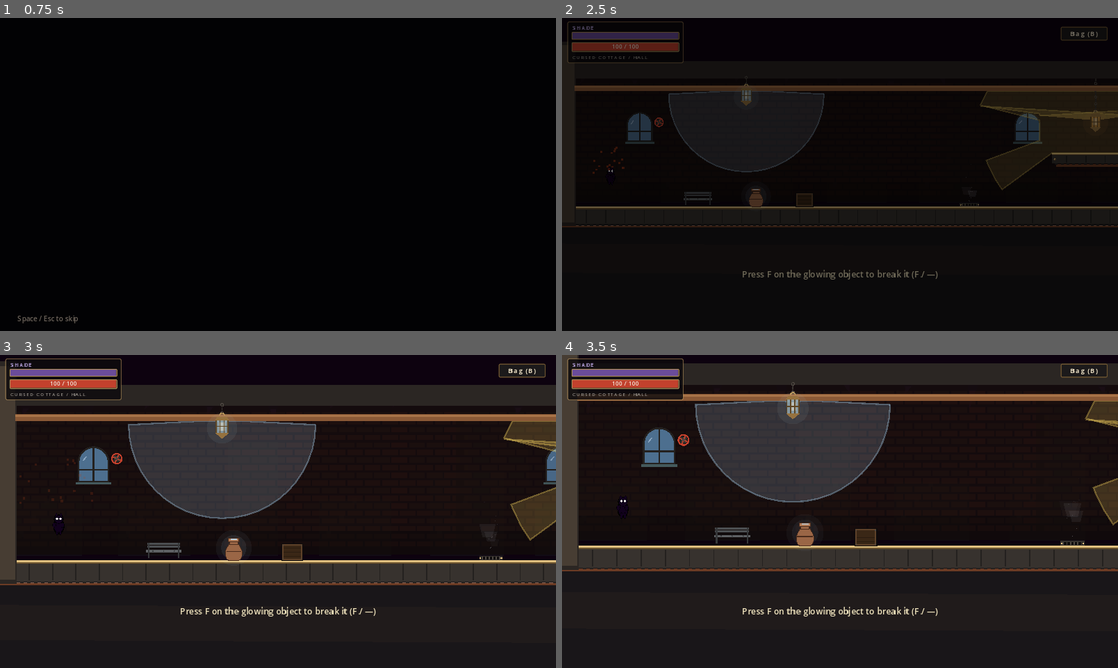
Above: before the commit, frames 1-4 (two rows, left to right).
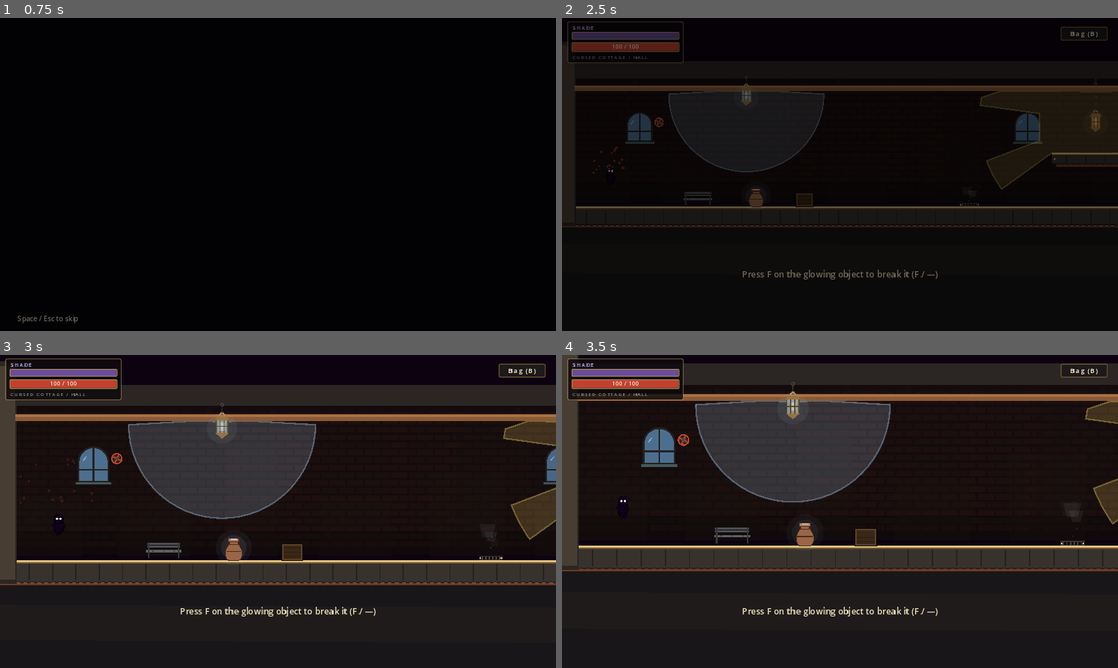
Above: after the commit, the same moments.

Repository: lukezhang2/Eclipseborn
Game: Godot game, scene res://scenes/ui/BootSplash.tscn
The game is run twice, just before and just after one commit, with the same random seed, the same clock (stepped at 60 frames per second) and the same inputs.
Inputs (mouse positions are in pixels of both pictures, inside the frame that each line leads up to):
- Up to frame 1 (0.75 s): tap Enter at 0.5 s; move the mouse to (400, 158) at 0.52 s; hold D (move_right) from 0.53 s (still down); hold V (pull) from 0.53 s (still down); click (400, 158) at 0.67 s
- Up to frame 2 (2.5 s): tap Space (jump) at 0.77, 1.07 s; release D (move_right) at 1.25 s; release V (pull) at 1.25 s; click "Play" at 1.25 s; click "New Game" at 2 s
- Up to frame 3 (3 s): tap F (attack) at 2.75 s; drag from (166, 527) to (205, 430) at 2.77 s
- Up to frame 4 (3.5 s): no input

Frame 1 is identical in both runs. In frame 2, 0.5% of the frame differs, in the area x 19-100%, y 23-56%; in frame 3, 0.4%; in frame 4, 0.3%.

Commit message:
v0.1.52: fix jagged lantern wash clipping on platforms.
Sort occluder ray angles after TAU wrap, keep corner grazes from being merged away, and harden ray hits so the wash fan no longer self-overlaps into shards.

Co-authored-by: Cursor <cursoragent@cursor.com>

Diff:
--- a/project.godot
+++ b/project.godot
@@ -7,7 +7,7 @@
 
 config/name="Eclipseborn"
 config/description="You aren't moving platforms. You're changing what counts as a platform."
-config/version="0.1.51"
+config/version="0.1.52"
 run/main_scene="res://scenes/ui/BootSplash.tscn"
 config/features=PackedStringArray("4.3", "Forward Plus")
 config/icon="res://icon.svg"
--- a/scripts/autoload/ShadowWorld.gd
+++ b/scripts/autoload/ShadowWorld.gd
@@ -7,9 +7,11 @@
 signal shadows_rebuilt
 
 ## Enough rays for a smooth rim; corner angles still catch hard edges.
-const RAY_COUNT := 48
-const CORNER_EPS := 0.003
-const ANGLE_MERGE := 0.006
+const RAY_COUNT := 64
+## Grazing rays around occluder corners (must stay ABOVE ANGLE_MERGE).
+const CORNER_EPS := 0.008
+## Dedup threshold — must be < CORNER_EPS or corner grazes get merged away.
+const ANGLE_MERGE := 0.0025
 ## Cap umbra casters per light (nearest first).
 const UMBRA_MAX_PER_LIGHT := 8
 ## Max full rebuilds per second while dirty (moving platforms keep dirty=true).
@@ -264,22 +266,36 @@
 			angles.append(a - CORNER_EPS)
 			angles.append(a + CORNER_EPS)
 
+	## Wrap FIRST, then sort — otherwise TAU-crossing corner rays scramble rim order
+	## and the triangle fan draws self-overlapping shards (additive seams).
+	for i in angles.size():
+		angles[i] = fposmod(float(angles[i]), TAU)
 	angles.sort()
 	var out := PackedFloat32Array()
 	var last := -999.0
 	for a in angles:
-		var ang: float = fposmod(float(a), TAU)
+		var ang: float = float(a)
 		if out.is_empty() or absf(ang - last) > ANGLE_MERGE:
 			out.append(ang)
 			last = ang
+	## Drop near-duplicate across the 0/TAU seam (first vs last).
+	if out.size() >= 2:
+		var first: float = out[0]
+		var wrap_last: float = out[out.size() - 1]
+		if absf(first + TAU - wrap_last) <= ANGLE_MERGE:
+			out.remove_at(out.size() - 1)
 	return out
 
 
 func _cast_ray(space: PhysicsDirectSpaceState2D, origin: Vector2, dir: Vector2, radius: float, exclude: Array) -> Vector2:
-	var to := origin + dir * radius
+	var dir_n := dir.normalized()
+	if dir_n.length_squared() < 0.0001:
+		return origin
+	var to := origin + dir_n * radius
 	var best := to
 	var best_dist := radius
-	var start := origin + dir * 1.5
+	## Start slightly out so we don't immediately "hit" the emitter's own volume.
+	var start := origin + dir_n * 2.0
 	var ray_aabb := Rect2(start, Vector2.ZERO).expand(to)
 
 	## Geometry against gameplay occluders only (same set as burns).
@@ -292,28 +308,45 @@
 		for edge in e["edges"]:
 			var hit: Variant = Geometry2D.segment_intersects_segment(start, to, edge[0], edge[1])
 			if hit is Vector2:
-				var d := origin.distance_to(hit as Vector2)
-				if d > 2.0 and d < best_dist:
+				var hp := hit as Vector2
+				## Keep hit on this ray (reject numerical cross-hits).
+				if dir_n.dot((hp - origin).normalized()) < 0.97:
+					continue
+				var d := origin.distance_to(hp)
+				if d > 2.5 and d < best_dist:
 					best_dist = d
-					best = hit as Vector2
+					best = hp
 
 	## Physics backup (floors / crates / light-only).
-	var q := PhysicsRayQueryParameters2D.create(origin + dir * 1.25, to)
+	## hit_from_inside=false avoids random far hits when the lamp sits in a collider.
+	var q := PhysicsRayQueryParameters2D.create(start, to)
 	q.collision_mask = OCCLUDER_MASK
-	q.hit_from_inside = true
+	q.hit_from_inside = false
 	q.exclude = exclude
 	var ph := space.intersect_ray(q)
 	if not ph.is_empty():
 		var hit_pos: Vector2 = ph.position
 		var d := origin.distance_to(hit_pos)
-		if d > 2.0 and d < best_dist:
+		if d > 2.5 and d < best_dist:
 			best_dist = d
 			best = hit_pos
 
 	if best_dist >= radius - 0.01:
 		return to
-	## Tiny pullback so the rim sits just outside solid faces (avoids z-fighting).
-	return best - dir * 0.35
+	## Pullback along the ray so the rim sits just outside solid faces.
+	return origin + dir_n * maxf(best_dist - 0.6, 2.5)
+
+
+func _sort_rim_angular(origin: Vector2, pts: PackedVector2Array) -> PackedVector2Array:
+	var pairs: Array = []
+	for p in pts:
+		pairs.append({"a": (p - origin).angle(), "p": p})
+	pairs.sort_custom(func(x, y): return float(x["a"]) < float(y["a"]))
+	var out := PackedVector2Array()
+	out.resize(pairs.size())
+	for i in pairs.size():
+		out[i] = pairs[i]["p"]
+	return out
 
 
 func _intensity_t(intensity: float) -> float:
@@ -367,6 +400,9 @@
 		for i in 24:
 			var a := TAU * float(i) / 24.0
 			pts.append(origin + Vector2.from_angle(a) * mini(radius, 64.0))
+	else:
+		## Safety: keep rim in ascending angle order around the lamp.
+		pts = _sort_rim_angular(origin, pts)
 
 	## z −3: above floors (−4), below houses (−1) so facades are not painted over.
 	_add_wash_fan(origin, pts, Color(rgb.r, rgb.g, rgb.b, fill_a), -3, true)
Not shown, changed: AI planning.md
Not shown, removed: index-0_1_51.pck
Not shown, added: index-0_1_52.pck
Not shown, changed: index.html
Not shown, changed: index.pck
